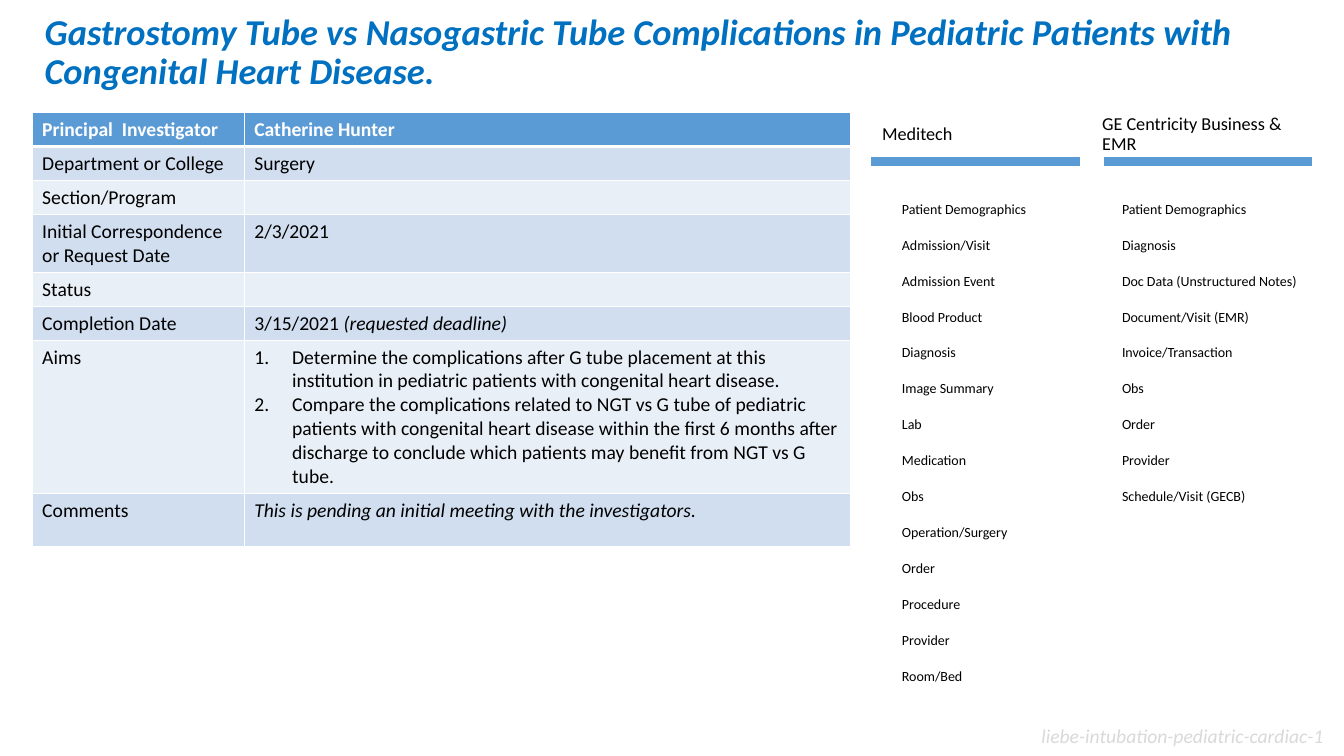
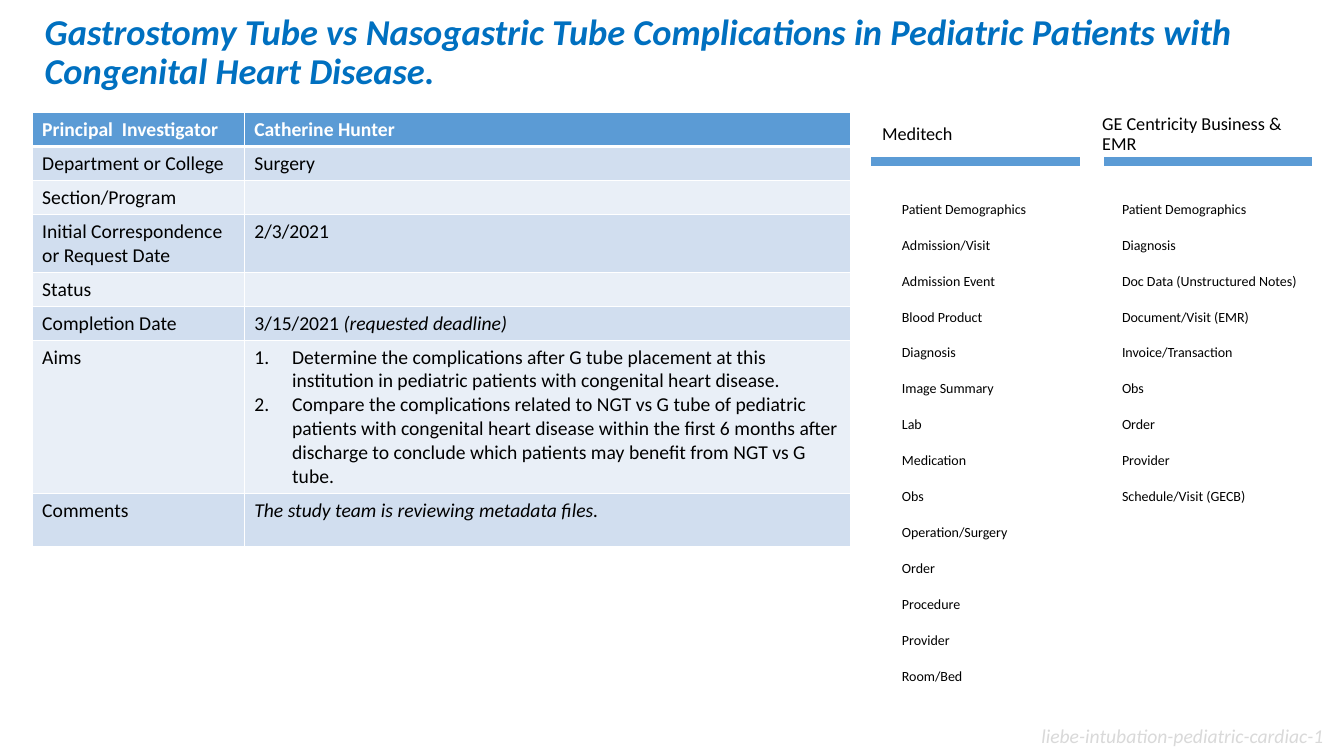
Before and after one commit to OuhscBbmc/prairie-outpost-public, a slide deck: slide 30 of publications/presentation-2021-03-aac/crdw-2021-03.pptx. Drawn at 1344x756 pixels with LibreOffice and Linux fonts; fonts in the diff are those of the drawing. Boxes give left, top, right and bottom in pixels: in the first picture for what was removed or moved away, otherwise in the second. Text is boxed around its words. In the diff, an @@ line names an element or a change of style, - is before the commit and + after.

Commit message:
updated slides for meeting on 2021-03-10

```diff
--- a/publications/presentation-2021-03-aac/crdw-2021-03.pptx
+++ b/publications/presentation-2021-03-aac/crdw-2021-03.pptx
@@ table at [32, 113, 850, 542] @@
-row 8, column 2: This is pending an initial meeting with the investigators.
+row 8, column 2: The study team is reviewing metadata files.
```
Also in this commit, not shown: 16 other slides changed, 3 slides added.
